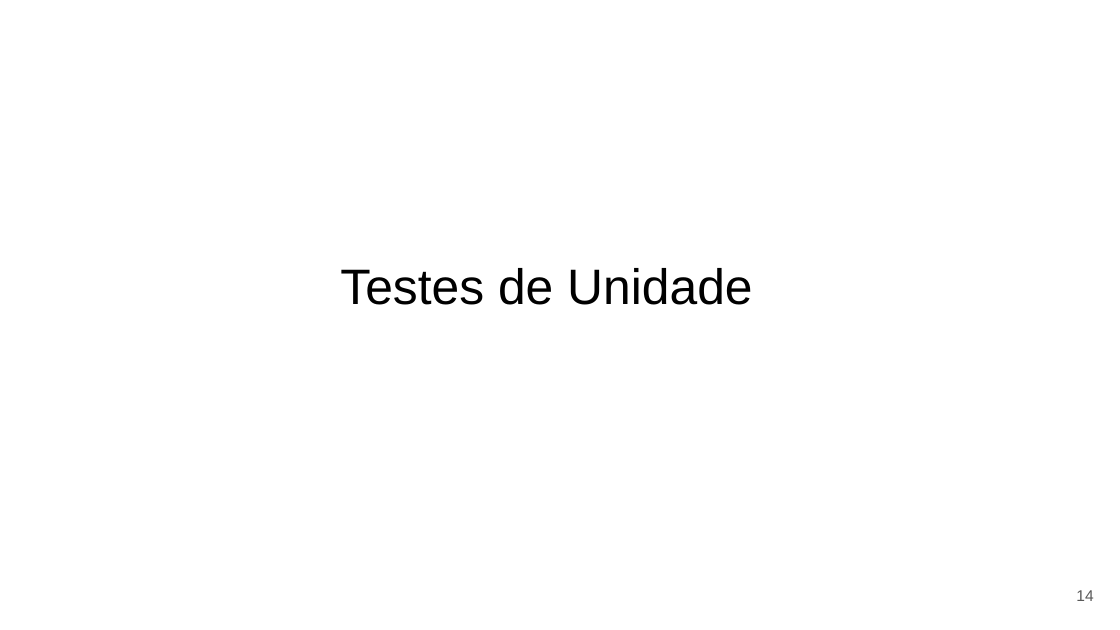
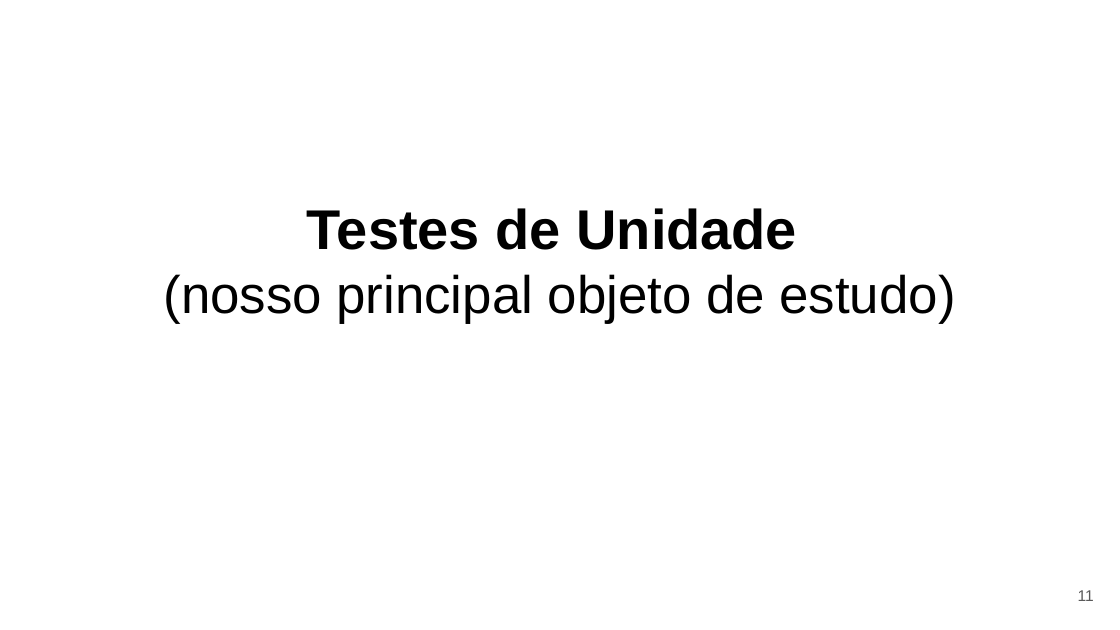
Before and after one commit to eduardocunha11/firstblog, a slide deck: slide 11 of aulas/gsi526/aula9-testes.pptx (slide 14 before the commit). Drawn at 1120x630 pixels with LibreOffice and Linux fonts; fonts in the diff are those of the drawing. Boxes give left, top, right and bottom in pixels: in the first picture for what was removed or moved away, otherwise in the second. Text is boxed around its words. In the diff, an @@ line names an element or a change of style, - is before the commit and + after.

Commit message:
aula sobre testes de software

```diff
--- a/aulas/gsi526/aula9-testes.pptx
+++ b/aulas/gsi526/aula9-testes.pptx
@@ title "Testes de Unidade": place and size @@
-title "Testes de Unidade" at box(340, 268, 752, 305)
+title "Testes de Unidade" at box(164, 208, 956, 324)
@@ title "Testes de Unidade" at box(164, 208, 956, 324): vertical alignment top to middle @@
@@ title at box(307, 208, 797, 250): size 32 to 36 pt, bold on in "Testes de Unidade"; alignment left to centre @@
@@ title at box(164, 274, 956, 324): paragraph added @@
+(nosso principal objeto de estudo)
@@ page number at box(1078, 590, 1094, 601): text changed @@
-14
+11
```
Also in this commit, not shown: 5 other slides changed, 73 slides added, 26 slides removed, 1 other file.
